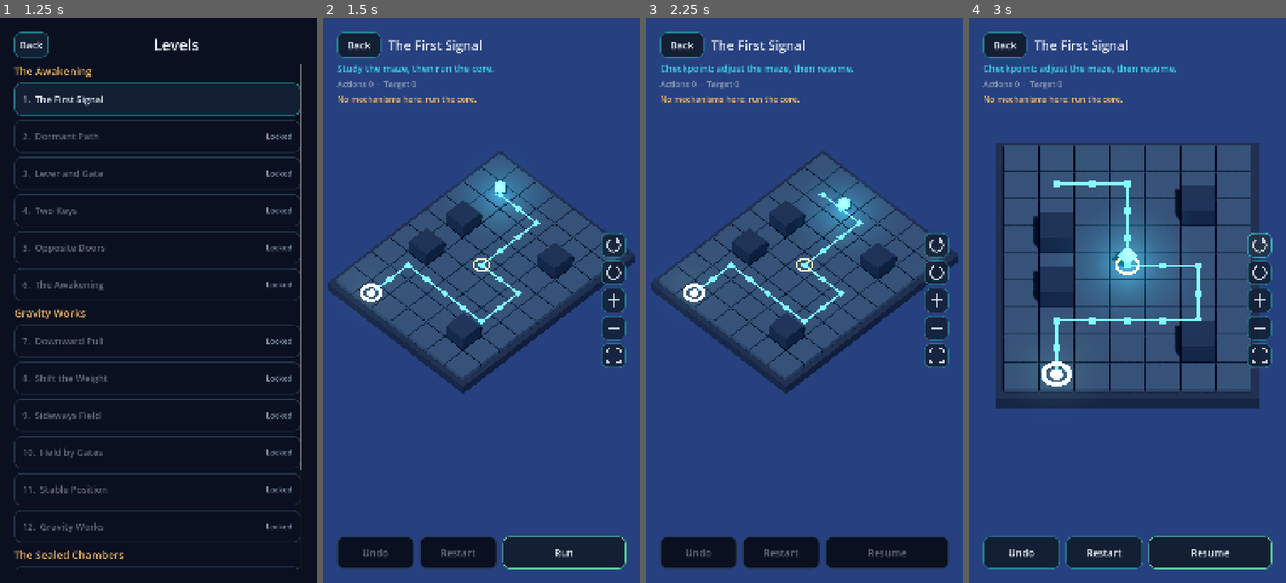
Above: before the commit, frames 1-4 (left to right).
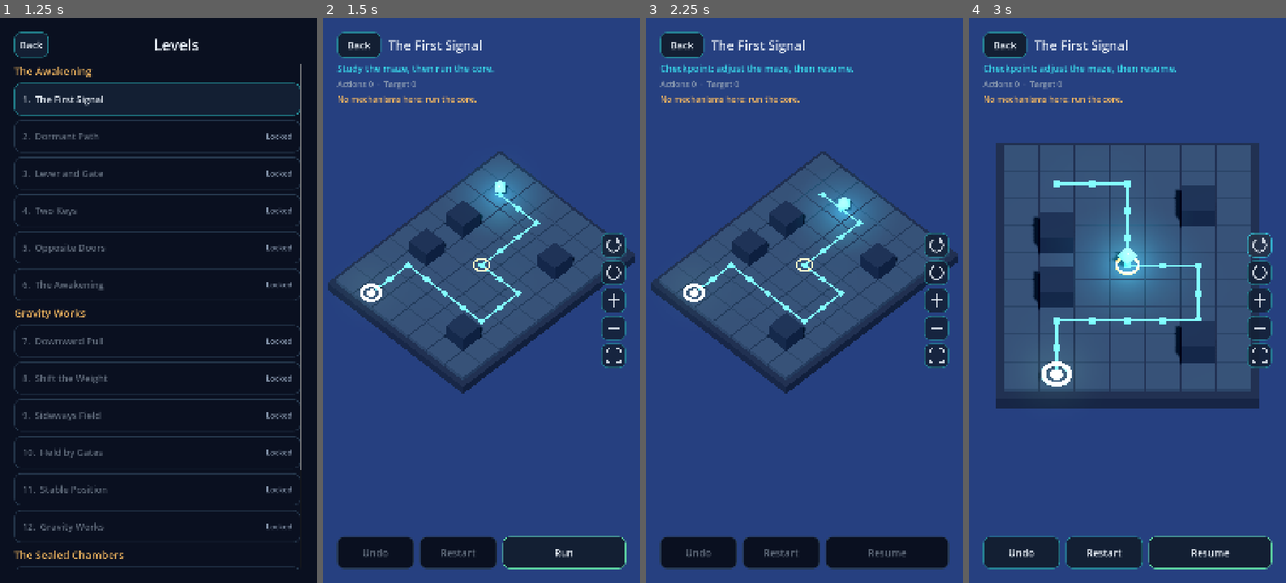
Above: after the commit, the same moments.

Repository: ramesh182rr/slide_and_seal
Game: Godot game, scene res://scenes/app/app_root.tscn
Two runs of this game, one before a commit and one after it. Both use one fixed random seed, a clock stepped at 60 frames per second and the inputs below.
Inputs (mouse positions are in pixels of both pictures, inside the frame that each line leads up to):
- Up to frame 1 (1.25 s): click "Play" at 0.5 s
- Up to frame 2 (1.5 s): click (481, 97) at 1.27 s
- Up to frame 3 (2.25 s): click "Run" at 2 s
- Up to frame 4 (3 s): click (1260, 244) at 2.77 s

Frame 1 is identical in both runs. In frame 2, 0.7% of the frame differs, in the area x 10-89%, y 26-62%; in frame 3, 0.7%; in frame 4, 2.2%, in the area x 10-89%, y 22-67%.

Commit message:
perf(presentation): batch static board geometry and simplify shadows

Diff:
--- a/game/project.godot
+++ b/game/project.godot
@@ -33,4 +33,6 @@
 [rendering]
 
 renderer/rendering_method="mobile"
+lights_and_shadows/directional_shadow/size.mobile=2048
+lights_and_shadows/directional_shadow/soft_shadow_filter_quality.mobile=1
 textures/vram_compression/import_etc2_astc=true
--- a/game/scenes/gameplay/gameplay_root.tscn
+++ b/game/scenes/gameplay/gameplay_root.tscn
@@ -28,6 +28,8 @@
 rotation = Vector3(-0.95, 0.5, 0)
 light_energy = 1.1
 shadow_enabled = true
+directional_shadow_mode = 0
+directional_shadow_max_distance = 60.0
 
 [node name="Board" type="Node3D" parent="World"]
 script = ExtResource("2_board")
--- a/game/scripts/presentation/board_renderer_3d.gd
+++ b/game/scripts/presentation/board_renderer_3d.gd
@@ -23,6 +23,10 @@
 ## Per rotating section: a pivot at the section centre carrying everything inside it, and a fixed frame.
 var _section_pivots: Dictionary[String, Node3D] = {}
 var _section_frames: Dictionary[String, MeshInstance3D] = {}
+## Static geometry merged per (parent, material) into one mesh each: a board has hundreds of
+## tiles, walls and inlay pieces, and one draw call each was the main cost on phones.
+## Entries: {"parent": Node3D, "material": Material, "shadow": bool, "tool": SurfaceTool, "name": String}.
+var _batches: Array[Dictionary] = []
 
 
 ## Rebuilds everything for `level`, then snaps to `state`.
@@ -35,12 +39,14 @@
 	_zone_plates.clear()
 	_section_pivots.clear()
 	_section_frames.clear()
+	_batches.clear()
 	_outline = null
 	_level = level
 	_build_section_pivots()
 	_build_floor()
 	_build_walls()
 	_build_route()
+	_flush_batches()
 	_build_markers()
 	_build_gravity_zones()
 	_fixtures = MechanismFixtures3D.new()
@@ -180,7 +186,8 @@
 	var size := _level.board_size
 	var base := BoxMesh.new()
 	base.size = Vector3(size.x + 0.4, 0.4, size.y + 0.4)
-	_add_mesh(base, _material("base", Palette.NAVY_SURFACE), BoardCoords.board_center(size) + Vector3(0, -0.4, 0))
+	var base_node := _add_mesh(base, _material("base", Palette.NAVY_SURFACE), BoardCoords.board_center(size) + Vector3(0, -0.4, 0))
+	base_node.cast_shadow = GeometryInstance3D.SHADOW_CASTING_SETTING_OFF
 	var tile := BoxMesh.new()
 	tile.size = Vector3(TILE_SIZE, 0.2, TILE_SIZE)
 	var tile_material := _material("tile", Palette.BOARD_SLATE)
@@ -190,7 +197,7 @@
 			var cell := Vector2i(x, y)
 			if not _level.is_wall(cell):
 				var inside := _level.section_at(cell) != null
-				_add_at_cell(tile, turntable_material if inside else tile_material, cell, -0.1)
+				_batch_at_cell("floor", tile, turntable_material if inside else tile_material, cell, -0.1, false)
 
 
 func _build_walls() -> void:
@@ -198,7 +205,7 @@
 	wall.size = Vector3(TILE_SIZE, WALL_HEIGHT, TILE_SIZE)
 	var wall_material := _material("wall", Palette.WALL, 0.0, 1.0, 0.3, 0.7)
 	for cell: Vector2i in _level.walls.keys():
-		_add_at_cell(wall, wall_material, cell, WALL_HEIGHT * 0.5 - 0.2)
+		_batch_at_cell("walls", wall, wall_material, cell, WALL_HEIGHT * 0.5 - 0.2, true)
 
 
 ## Emissive inlay along every route: a pad per node plus connectors between neighbours.
@@ -212,12 +219,12 @@
 	along_z.size = Vector3(0.07, 0.02, BoardCoords.CELL_SIZE)
 	for route: RouteDefinition in _level.routes.values():
 		for i: int in route.nodes.size():
-			_add_at_cell(pad, inlay, route.nodes[i], 0.01)
+			_batch_at_cell("route", pad, inlay, route.nodes[i], 0.01, false)
 			if i > 0:
 				var a := BoardCoords.cell_to_world(route.nodes[i - 1], 0.01)
 				var b := BoardCoords.cell_to_world(route.nodes[i], 0.01)
-				_add_at_world(along_x if route.nodes[i].y == route.nodes[i - 1].y else along_z, inlay, (a + b) * 0.5,
-					_level.section_at(route.nodes[i]))
+				_batch_at_world("route", along_x if route.nodes[i].y == route.nodes[i - 1].y else along_z, inlay,
+					(a + b) * 0.5, _level.section_at(route.nodes[i]), false)
 
 
 func _build_markers() -> void:
@@ -342,6 +349,56 @@
 	return _add_mesh(mesh, material, world - pivot.position, pivot)
 
 
+# --- Static batching ------------------------------------------------------------
+
+func _batch_at_cell(group: String, mesh: PrimitiveMesh, material: Material, cell: Vector2i, height: float,
+		shadow: bool) -> void:
+	_batch_at_world(group, mesh, material, BoardCoords.cell_to_world(cell, height), _level.section_at(cell), shadow)
+
+
+## Like _add_at_world, but appends the mesh to its (parent, material) batch instead of adding a node.
+func _batch_at_world(group: String, mesh: PrimitiveMesh, material: Material, world: Vector3,
+		section: RotatingSectionDefinition, shadow: bool) -> void:
+	var parent: Node3D = self
+	var local := world
+	if section != null:
+		parent = _section_pivots[section.id]
+		local = world - parent.position
+	var batch: Dictionary = {}
+	for entry: Dictionary in _batches:
+		if entry["parent"] == parent and entry["material"] == material:
+			batch = entry
+			break
+	if batch.is_empty():
+		var tool := SurfaceTool.new()
+		tool.begin(Mesh.PRIMITIVE_TRIANGLES)
+		batch = {"parent": parent, "material": material, "shadow": shadow, "tool": tool,
+			"name": "Static_%s_%d" % [group, _batches.size()]}
+		_batches.append(batch)
+	(batch["tool"] as SurfaceTool).append_from(mesh, 0, Transform3D(Basis.IDENTITY, local))
+
+
+func _flush_batches() -> void:
+	for batch: Dictionary in _batches:
+		var instance := MeshInstance3D.new()
+		instance.name = batch["name"]
+		instance.mesh = (batch["tool"] as SurfaceTool).commit()
+		instance.material_override = batch["material"]
+		if not batch["shadow"]:
+			instance.cast_shadow = GeometryInstance3D.SHADOW_CASTING_SETTING_OFF
+		(batch["parent"] as Node3D).add_child(instance)
+	_batches.clear()
+
+
+## Static batches under `parent` (tests and diagnostics).
+func static_batches(parent: Node3D = self) -> Array[MeshInstance3D]:
+	var found: Array[MeshInstance3D] = []
+	for child: Node in parent.get_children():
+		if child is MeshInstance3D and child.name.begins_with("Static_"):
+			found.append(child)
+	return found
+
+
 # --- Helpers ------------------------------------------------------------------
 
 ## Flat-shaded octahedron (the geometric energy core): `radius` at the equator, `half_height` to each tip.
--- a/game/tests/integration/test_quarter_turn_scene.gd
+++ b/game/tests/integration/test_quarter_turn_scene.gd
@@ -40,7 +40,17 @@
 	var scene := _spawn()
 	var pivot := scene.get_board().section_pivot("turntable")
 	assert_not_null(pivot)
-	assert_true(pivot.get_child_count() >= 9 + 3, "9 floor tiles, the track inlay and the hub")
+	# Floor tiles and the track inlay are merged into static batches on the pivot, so they turn with it.
+	var batches := scene.get_board().static_batches(pivot)
+	var names := PackedStringArray()
+	for batch: MeshInstance3D in batches:
+		names.append(String(batch.name).get_slice("_", 1))
+	assert_true(names.has("floor") and names.has("route"), "floor and track inlay ride the pivot: %s" % names)
+	var vertices := 0
+	for batch: MeshInstance3D in batches:
+		vertices += batch.mesh.surface_get_array_len(0)
+	var box_vertices := BoxMesh.new().get_mesh_arrays()[Mesh.ARRAY_VERTEX].size() as int
+	assert_true(vertices >= 9 * box_vertices, "all 9 floor tiles are in the pivot's batches")
 	_assert_platform_matches_state(scene, "initial")
 	scene.free()
 
Not shown, changed: CHANGELOG.md
